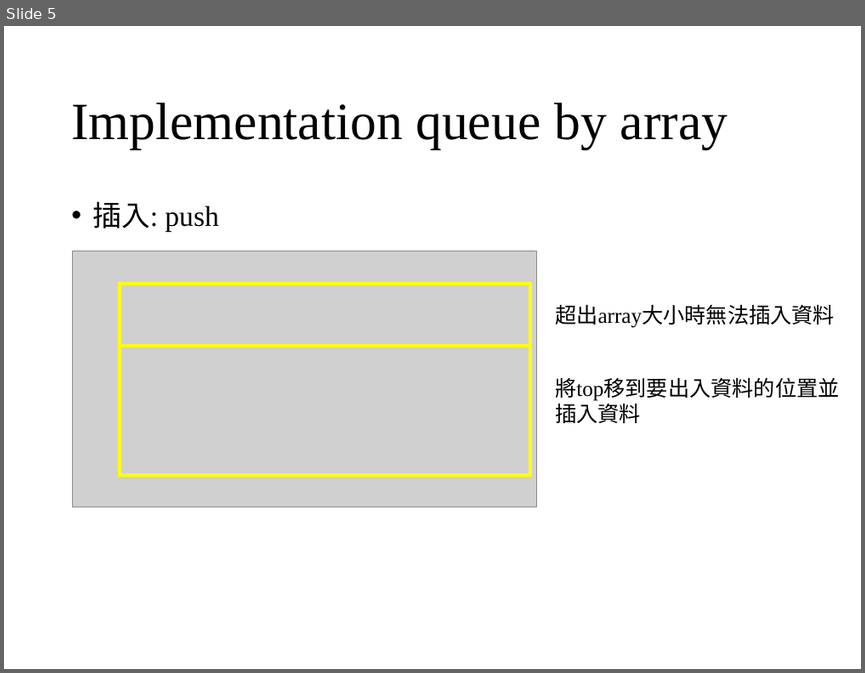
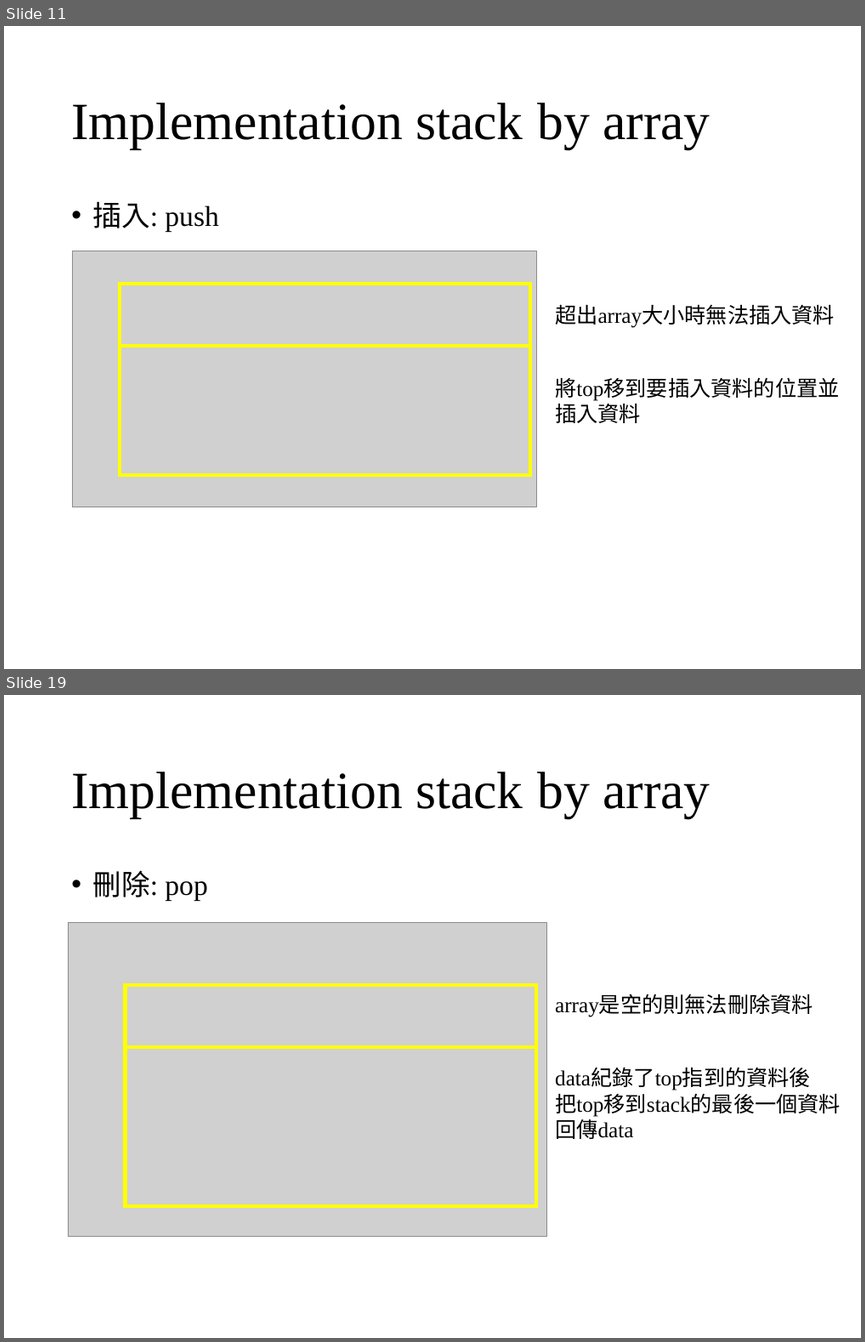
Before and after one commit to wangruxing/DataStructure, a slide deck: Chapter 3 Stacks and Queues/Chapter 3.pptx. Shown one above the other, each under a label of ours: slide 5 before the commit, slides 11 and 19 after it; the slides between them are not shown. The pictures are 865x673 and 865x1342 pixels, drawn with LibreOffice and Linux fonts; fonts in the diff are those of the drawing; grey boxes stand for pictures. Boxes give left, top, right and bottom in pixels: in the first picture for what was removed or moved away, otherwise in the second. Text is boxed around its words. In the diff, an @@ line names an element or a change of style, - is before the commit and + after.

```diff
--- a/Chapter 3 Stacks and Queues/Chapter 3.pptx
+++ b/Chapter 3 Stacks and Queues/Chapter 3.pptx
@@ slide 19 added at [4, 695, 861, 1338], background #FFFFFF @@
@@ title added at [71, 771, 710, 817], 44 pt, text #000000 @@
+Implementation stack by array
@@ text added at [93, 870, 207, 900], 24 pt, text #000000 @@
+  • 刪除: pop
@@ picture added at [69, 922, 546, 1236] @@
@@ rectangle added at [125, 985, 536, 1046], outline #FFFF00 3 pt @@
@@ text added at [555, 995, 813, 1017], 18 pt, text #000000 @@
+array是空的則無法刪除資料
@@ rectangle added at [125, 1047, 536, 1207], outline #FFFF00 3 pt @@
@@ text added at [555, 1068, 840, 1139], 18 pt, text #000000 @@
+data紀錄了top指到的資料後
+把top移到stack的最後一個資料
+回傳data
@@ what was slide 5 is now slide 11 @@
@@ slide 11 changed as well @@
@@ title at [71, 102, 710, 148]: text changed @@
-Implementation queue by array
+Implementation stack by array
@@ text at [555, 377, 840, 401]: text changed @@
-將top移到要出入資料的位置並插入資料
+將top移到要插入資料的位置並插入資料
```
Also in this commit, not shown: 4 other slides changed, 32 other slides added, 1 slide removed, 2 other files.
